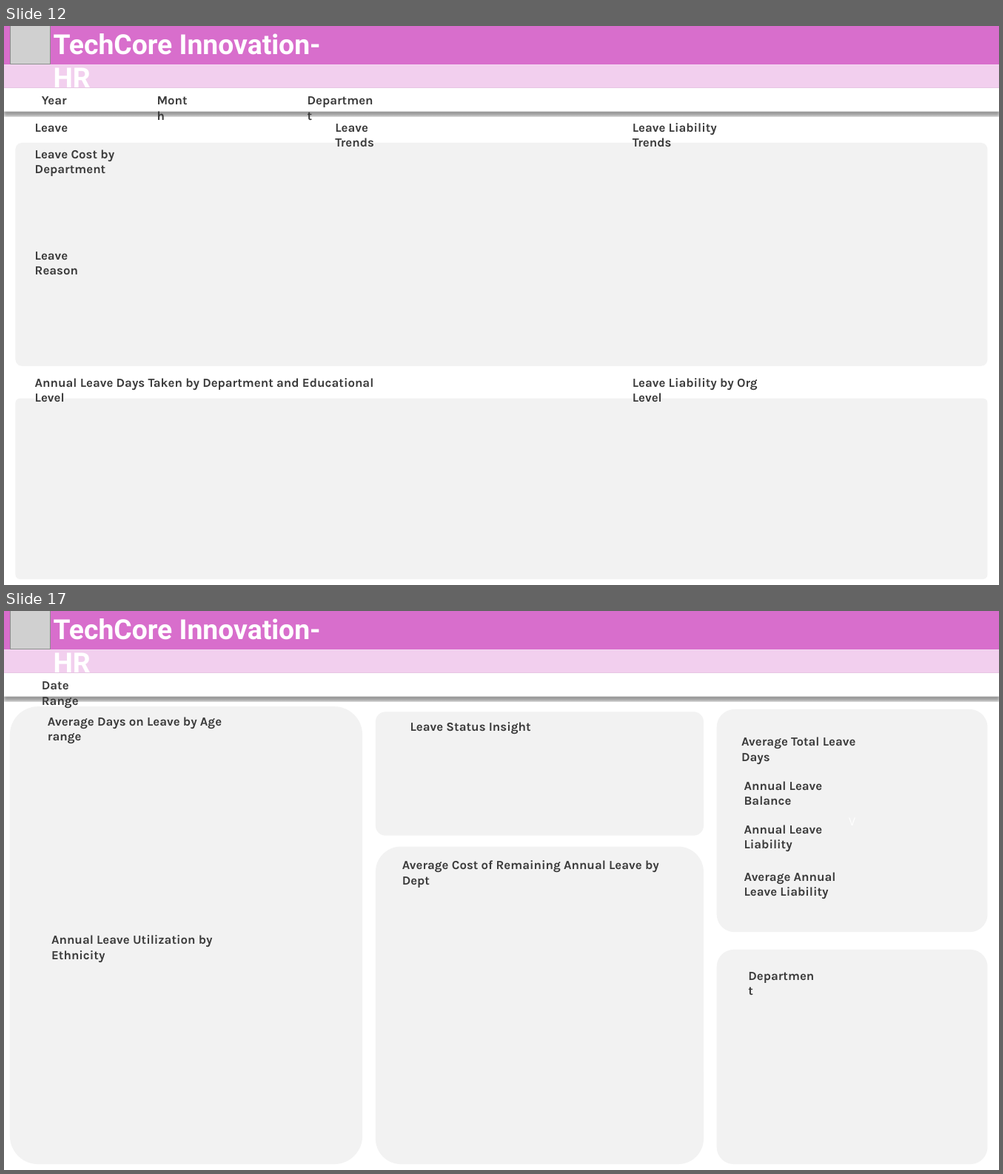
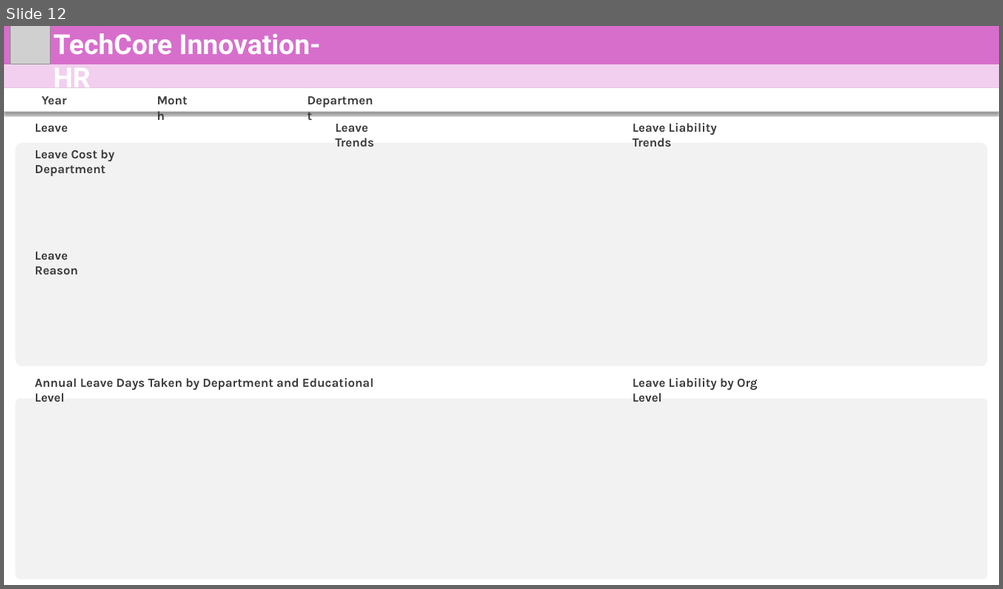
Before and after one commit to mmrnayan/HR-Analysis, a slide deck: bk/0bk.pptx. Shown one above the other, each under a label of ours: slides 12 and 17 before the commit, slide 12 after it; the slides between them are not shown. The pictures are 1003x1174 and 1003x589 pixels, drawn with LibreOffice and Linux fonts; fonts in the diff are those of the drawing; grey boxes stand for pictures. Boxes give left, top, right and bottom in pixels: in the first picture for what was removed or moved away, otherwise in the second. Text is boxed around its words. In the diff, an @@ line names an element or a change of style, - is before the commit and + after.

```diff
--- a/bk/0bk.pptx
+++ b/bk/0bk.pptx
@@ slide 17 removed at [4,611,999,1170], background #FFFFFF @@
@@ rectangle removed at [4,611,999,649] @@
@@ picture removed at [10,611,50,649] @@
@@ text removed at [54,618,321,649] @@
-TechCore Innovation- HR
@@ rectangle removed at [4,649,999,673] @@
@@ rectangle removed at [4,673,999,697] @@
@@ text removed at [42,681,79,708] @@
-Date Range
@@ rounded rectangle removed at [10,706,363,1165] @@
@@ text removed at [48,717,222,743] @@
-Average Days on Leave by Age range
@@ rounded rectangle removed at [375,712,703,836] @@
@@ rounded rectangle removed at [717,709,987,932] @@
@@ text removed at [410,722,531,734] @@
-Leave Status Insight
@@ text removed at [741,737,856,764] @@
-Average Total Leave Days
@@ text removed at [744,781,822,805] @@
-Annual Leave Balance
@@ text removed at [744,825,822,851] @@
-Annual Leave Liability
@@ rounded rectangle removed at [375,847,703,1165] @@
@@ text removed at [402,860,659,888] @@
-Average Cost of Remaining Annual Leave by Dept
@@ text removed at [744,872,836,899] @@
-Average Annual Leave Liability
@@ text removed at [51,935,213,963] @@
-Annual Leave Utilization by Ethnicity
@@ rounded rectangle removed at [717,950,987,1165] @@
@@ text removed at [743,965,822,985] @@
-Department
```
Also in this commit, not shown: 2 slides added, 5 other slides removed, 11 other files.
